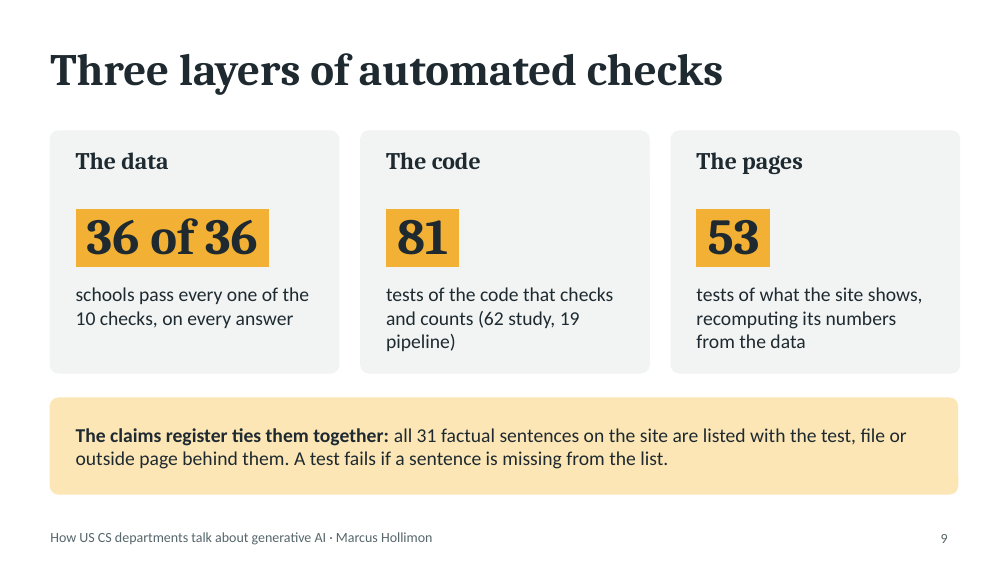
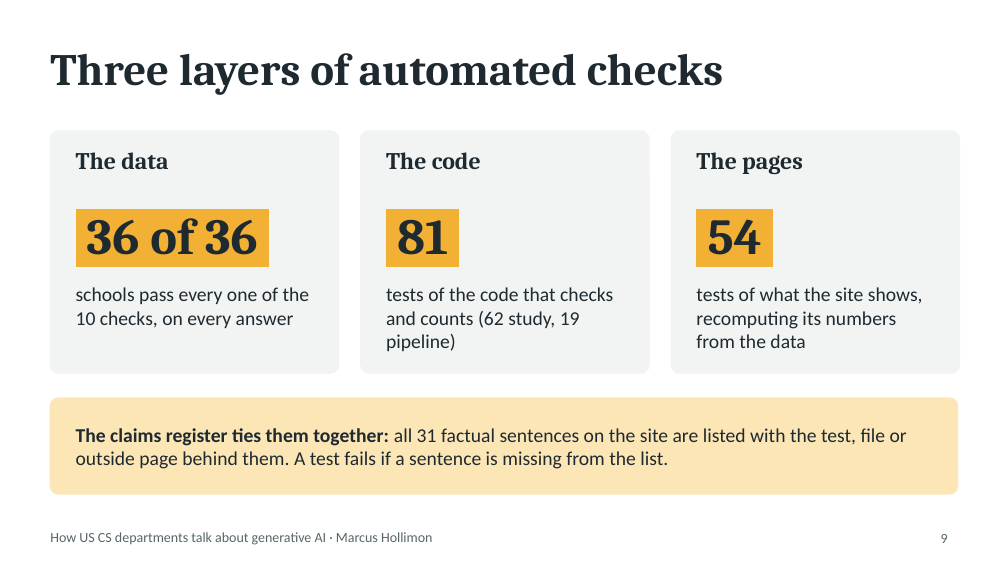
Before and after one commit to Marcus-Hollimon/Project-2-AI-Use-In-Schools, a slide deck: slide 9 of presentation/AI-in-CS-departments.pptx. Drawn at 1008x567 pixels with LibreOffice and Linux fonts; fonts in the diff are those of the drawing. Boxes give left, top, right and bottom in pixels: in the first picture for what was removed or moved away, otherwise in the second. Text is boxed around its words. In the diff, an @@ line names an element or a change of style, - is before the commit and + after.

```diff
--- a/presentation/AI-in-CS-departments.pptx
+++ b/presentation/AI-in-CS-departments.pptx
@@ text at bbox=[708, 208, 762, 255]: text changed @@
-53
+54
```
Also in this commit, not shown: 2 other slides changed, 8 other files.
